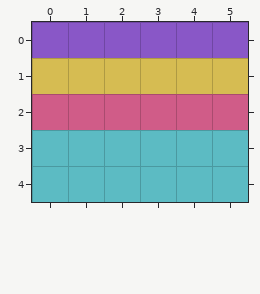
Two states of a Tiled map, spaders/src/map/debug/debug.tmx. That is the earlier state.
Cells are 64x64 px. Shown: x 0..5, y 0..4.
After:
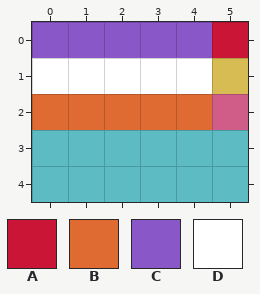
Key: from "spadersTileset": A 1, B 6, C 7, D 8.
_ is an empty cell.
Tiles of an added or newly shown layer are drawn over the layers below it.
Change:
Layer "Falling Pieces":
y 0: x 5 C -> A
Layer "Falling Pieces 2" (added):
y 1: x 0..4 _____ -> DDDDD
y 2: x 0..4 _____ -> BBBBB
